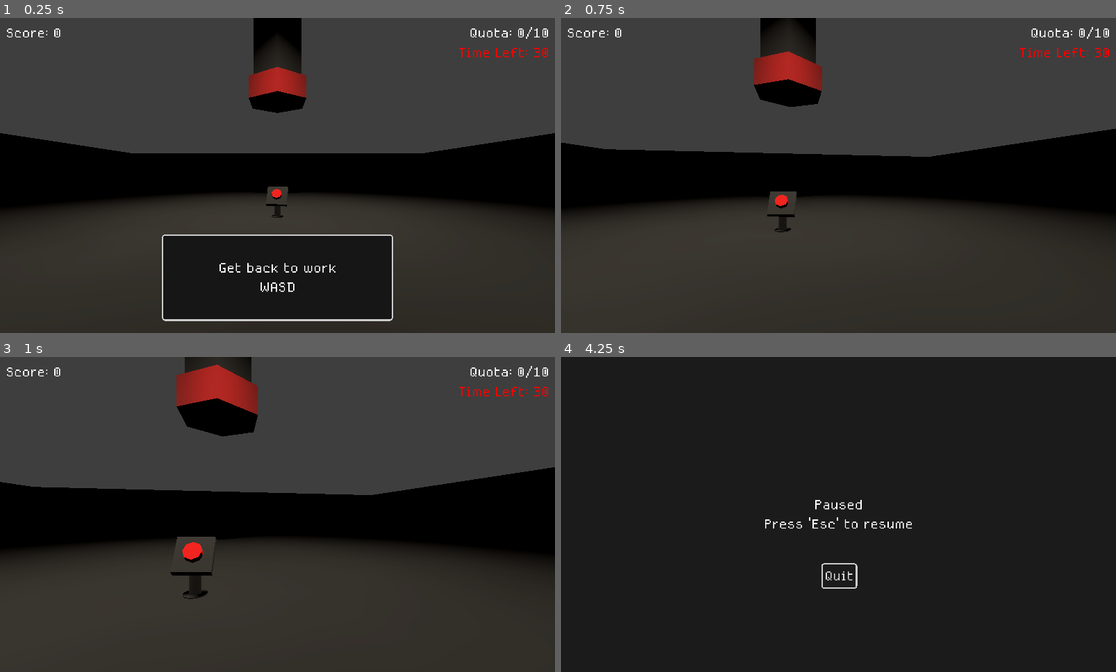
Above: before the commit, frames 1-4 (two rows, left to right).
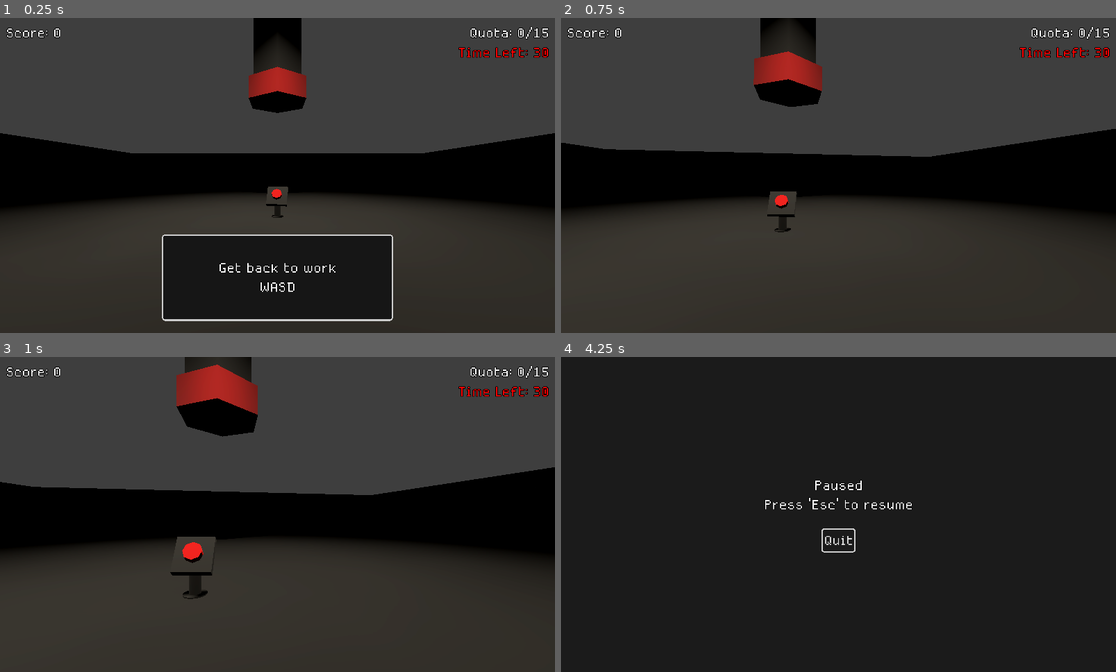
Above: after the commit, the same moments.

Repository: c0sx/ld58
Game: Godot game, scene res://scenes/main.tscn
Same seed, same stepped clock (60 frames per second), same inputs: the game is played once before the commit and once after it.
Inputs (mouse positions are in pixels of both pictures, inside the frame that each line leads up to):
- Up to frame 1 (0.25 s): no input
- Up to frame 2 (0.75 s): tap Enter at 0.5 s; move the mouse to (866, 175) at 0.52 s; hold W (move_forward) from 0.53 s (still down); hold E (interact) from 0.53 s (still down)
- Up to frame 3 (1 s): keep holding W (move_forward); keep holding E (interact)
- Up to frame 4 (4.25 s): keep holding W (move_forward); move the mouse to (810, 514) at 1.27 s; release E (interact) at 1.28 s; tap E (interact) at 1.35, 2.85 s; move the mouse to (849, 508) at 2.02 s; hold E (interact) 2.03-2.78 s; move the mouse to (832, 520) at 2.77 s; move the mouse to (877, 517) at 3.52 s; hold E (interact) from 3.53 s (still down); tap Escape (pause) at 4.15 s

The runs differ from the first frame. In frame 1, 0.4% of the frame differs, in the area x 1-99%, y 2-13%; in frame 2, 0.4%; in frame 3, 0.4%; in frame 4, 1.0%, in the area x 36-64%, y 39-74%.

Commit message:
feat: some changes

Diff:
--- a/assets/green-label.tres
+++ b/assets/green-label.tres
@@ -6,3 +6,5 @@
 font = ExtResource("1_c33jr")
 font_size = 64
 font_color = Color(0, 1, 0, 1)
+outline_size = 8
+outline_color = Color(0, 0, 0, 1)
--- a/assets/label.tres
+++ b/assets/label.tres
@@ -5,3 +5,5 @@
 [resource]
 font = ExtResource("1_01o7f")
 font_size = 64
+outline_size = 8
+outline_color = Color(0, 0, 0, 1)
--- a/assets/red-label.tres
+++ b/assets/red-label.tres
@@ -6,3 +6,5 @@
 font = ExtResource("1_08c3g")
 font_size = 64
 font_color = Color(1, 0, 0, 1)
+outline_size = 8
+outline_color = Color(0, 0, 0, 1)
--- a/game-over-screen/game-over-screen.gd
+++ b/game-over-screen/game-over-screen.gd
@@ -1,10 +1,10 @@
 class_name GameOverScreen
 extends Control
 
-@onready var _restart_button: Button = $RestartButton
-@onready var _score: Label = $Score
-@onready var _upgrades: VBoxContainer = $Upgrades
-@onready var _items: VBoxContainer = $Items
+@onready var _restart_button: Button = $Panel/MarginContainer/HBoxContainer/Center/CenterContainer/RestartButton
+@onready var _score: Label = $Panel/MarginContainer/HBoxContainer/Center/VBoxContainer/Score
+@onready var _upgrades: VBoxContainer = $Panel/MarginContainer/HBoxContainer/Left/CenterContainer/Upgrades
+@onready var _items: VBoxContainer = $Panel/MarginContainer/HBoxContainer/Right/CenterContainer/Items
 
 func _ready() -> void:
 	_restart_button.pressed.connect(_on_clicked)
--- a/game-over-screen/game-over-screen.tscn
+++ b/game-over-screen/game-over-screen.tscn
@@ -93,56 +93,78 @@
 grow_vertical = 2
 theme_override_styles/panel = SubResource("StyleBoxFlat_x6tyg")
 
-[node name="Label" type="Label" parent="."]
+[node name="MarginContainer" type="MarginContainer" parent="Panel"]
 layout_mode = 1
-anchors_preset = 8
-anchor_left = 0.5
-anchor_top = 0.5
-anchor_right = 0.5
-anchor_bottom = 0.5
-offset_left = -173.5
-offset_top = -246.0
-offset_right = 173.5
-offset_bottom = -158.0
+anchors_preset = 15
+anchor_right = 1.0
+anchor_bottom = 1.0
 grow_horizontal = 2
 grow_vertical = 2
+theme_override_constants/margin_left = 20
+theme_override_constants/margin_top = 20
+theme_override_constants/margin_right = 20
+theme_override_constants/margin_bottom = 20
+
+[node name="HBoxContainer" type="HBoxContainer" parent="Panel/MarginContainer"]
+layout_mode = 2
+
+[node name="Left" type="VBoxContainer" parent="Panel/MarginContainer/HBoxContainer"]
+layout_mode = 2
+size_flags_horizontal = 3
+alignment = 1
+
+[node name="CenterContainer" type="CenterContainer" parent="Panel/MarginContainer/HBoxContainer/Left"]
+layout_mode = 2
+
+[node name="Upgrades" type="VBoxContainer" parent="Panel/MarginContainer/HBoxContainer/Left/CenterContainer"]
+layout_mode = 2
+theme_override_constants/separation = 10
+alignment = 1
+
+[node name="Label" type="Label" parent="Panel/MarginContainer/HBoxContainer/Left/CenterContainer/Upgrades"]
+layout_mode = 2
+text = "Test1"
+label_settings = ExtResource("2_b2mix")
+
+[node name="Label2" type="Label" parent="Panel/MarginContainer/HBoxContainer/Left/CenterContainer/Upgrades"]
+layout_mode = 2
+text = "Test1"
+label_settings = ExtResource("2_b2mix")
+
+[node name="Label3" type="Label" parent="Panel/MarginContainer/HBoxContainer/Left/CenterContainer/Upgrades"]
+layout_mode = 2
+text = "Test1"
+label_settings = ExtResource("2_b2mix")
+
+[node name="Center" type="VBoxContainer" parent="Panel/MarginContainer/HBoxContainer"]
+layout_mode = 2
+size_flags_horizontal = 3
+theme_override_constants/separation = 50
+alignment = 1
+
+[node name="VBoxContainer" type="VBoxContainer" parent="Panel/MarginContainer/HBoxContainer/Center"]
+layout_mode = 2
+
+[node name="Label" type="Label" parent="Panel/MarginContainer/HBoxContainer/Center/VBoxContainer"]
+layout_mode = 2
 theme_override_font_sizes/font_size = 64
-text = "Game Over"
+text = "You're fired!"
 label_settings = ExtResource("2_b2mix")
 horizontal_alignment = 1
 vertical_alignment = 1
 
-[node name="Score" type="Label" parent="."]
-layout_mode = 1
-anchors_preset = 8
-anchor_left = 0.5
-anchor_top = 0.5
-anchor_right = 0.5
-anchor_bottom = 0.5
-offset_left = -138.0
-offset_top = -146.0
-offset_right = 138.0
-offset_bottom = -82.0
-grow_horizontal = 2
-grow_vertical = 2
+[node name="Score" type="Label" parent="Panel/MarginContainer/HBoxContainer/Center/VBoxContainer"]
+layout_mode = 2
 text = "Score: 0"
 label_settings = ExtResource("2_b2mix")
 horizontal_alignment = 1
 vertical_alignment = 1
 
-[node name="RestartButton" type="Button" parent="."]
-layout_mode = 1
-anchors_preset = 8
-anchor_left = 0.5
-anchor_top = 0.5
-anchor_right = 0.5
-anchor_bottom = 0.5
-offset_left = -102.0
-offset_top = 54.0
-offset_right = 102.0
-offset_bottom = 138.0
-grow_horizontal = 2
-grow_vertical = 2
+[node name="CenterContainer" type="CenterContainer" parent="Panel/MarginContainer/HBoxContainer/Center"]
+layout_mode = 2
+
+[node name="RestartButton" type="Button" parent="Panel/MarginContainer/HBoxContainer/Center/CenterContainer"]
+layout_mode = 2
 theme_override_fonts/font = ExtResource("3_c6pqt")
 theme_override_font_sizes/font_size = 64
 theme_override_styles/normal = SubResource("StyleBoxFlat_6deev")
@@ -151,27 +173,29 @@
 theme_override_styles/focus = SubResource("StyleBoxFlat_scor5")
 text = "Restart"
 
-[node name="Items" type="VBoxContainer" parent="."]
-layout_mode = 1
-anchors_preset = 6
-anchor_left = 1.0
-anchor_top = 0.5
-anchor_right = 1.0
-anchor_bottom = 0.5
-offset_left = -350.0
-offset_top = -146.0
-offset_right = -50.0
-offset_bottom = -96.0
-grow_horizontal = 0
-grow_vertical = 2
-
-[node name="Upgrades" type="VBoxContainer" parent="."]
-layout_mode = 1
-anchors_preset = 4
-anchor_top = 0.5
-anchor_bottom = 0.5
-offset_left = 50.0
-offset_top = -146.0
-offset_right = 350.0
-offset_bottom = -96.0
-grow_vertical = 2
+[node name="Right" type="VBoxContainer" parent="Panel/MarginContainer/HBoxContainer"]
+layout_mode = 2
+size_flags_horizontal = 3
+alignment = 1
+
+[node name="CenterContainer" type="CenterContainer" parent="Panel/MarginContainer/HBoxContainer/Right"]
+layout_mode = 2
+
+[node name="Items" type="VBoxContainer" parent="Panel/MarginContainer/HBoxContainer/Right/CenterContainer"]
+layout_mode = 2
+theme_override_constants/separation = 10
+
+[node name="Label" type="Label" parent="Panel/MarginContainer/HBoxContainer/Right/CenterContainer/Items"]
+layout_mode = 2
+text = "Test1"
+label_settings = ExtResource("2_b2mix")
+
+[node name="Label2" type="Label" parent="Panel/MarginContainer/HBoxContainer/Right/CenterContainer/Items"]
+layout_mode = 2
+text = "Test1"
+label_settings = ExtResource("2_b2mix")
+
+[node name="Label3" type="Label" parent="Panel/MarginContainer/HBoxContainer/Right/CenterContainer/Items"]
+layout_mode = 2
+text = "Test1"
+label_settings = ExtResource("2_b2mix")
--- a/loot-item/upgrade-increase-amount.gd
+++ b/loot-item/upgrade-increase-amount.gd
@@ -2,7 +2,7 @@
 extends LootUpgrade
 
 @export var value = 1
-@export var limit = 7
+@export var limit = 5
 @export var score = 50
 
 func apply(_item: LootItem, player: Player, _quota: Quota, tube: Tube) -> void:
--- a/loot-item/upgrade-increase-area.gd
+++ b/loot-item/upgrade-increase-area.gd
@@ -16,6 +16,7 @@
 	value = round(value / step) * step
 
 	if size + value < limit:
+		print("1 Increasing picking area by ", value)
 		player.increase_picking_area(value, limit)
 		return
 
@@ -25,6 +26,8 @@
 	value = round(value / step) * step
 
 	if value > 0:
+		print("2 Increasing picking area by ", value)
 		player.increase_picking_area(value, limit)
 	else:
+		print("3 loot area score: ", score)
 		player.add_score(score)
--- a/pause-screen/pause-screen.gd
+++ b/pause-screen/pause-screen.gd
@@ -1,7 +1,7 @@
 class_name PauseScreen
 extends Control
 
-@onready var _quit_button: Button = $QuitButton
+@onready var _quit_button: Button = $Panel/CenterContainer/VBoxContainer/CenterContainer/QuitButton
 
 func _ready() -> void:
 	_quit_button.pressed.connect(_on_quit_clicked)
--- a/pause-screen/pause-screen.tscn
+++ b/pause-screen/pause-screen.tscn
@@ -24,12 +24,12 @@
 corner_detail = 2
 anti_aliasing = false
 
-[sub_resource type="StyleBoxFlat" id="StyleBoxFlat_2uoof"]
-content_margin_left = 10.0
-content_margin_top = 10.0
-content_margin_right = 10.0
-content_margin_bottom = 10.0
-bg_color = Color(0.105882, 0.105882, 0.105882, 1)
+[sub_resource type="StyleBoxFlat" id="StyleBoxFlat_f670g"]
+content_margin_left = 0.0
+content_margin_top = 0.0
+content_margin_right = 0.0
+content_margin_bottom = 0.0
+bg_color = Color(0.160269, 0.160269, 0.160269, 1)
 border_width_left = 5
 border_width_top = 5
 border_width_right = 5
@@ -41,12 +41,12 @@
 corner_detail = 2
 anti_aliasing = false
 
-[sub_resource type="StyleBoxFlat" id="StyleBoxFlat_f670g"]
-content_margin_left = 0.0
-content_margin_top = 0.0
-content_margin_right = 0.0
-content_margin_bottom = 0.0
-bg_color = Color(0.160269, 0.160269, 0.160269, 1)
+[sub_resource type="StyleBoxFlat" id="StyleBoxFlat_2uoof"]
+content_margin_left = 10.0
+content_margin_top = 10.0
+content_margin_right = 10.0
+content_margin_bottom = 10.0
+bg_color = Color(0.105882, 0.105882, 0.105882, 1)
 border_width_left = 5
 border_width_top = 5
 border_width_right = 5
@@ -89,13 +89,20 @@
 grow_vertical = 2
 theme_override_styles/panel = SubResource("StyleBoxFlat_ux6q5")
 
-[node name="Message" type="Label" parent="."]
+[node name="CenterContainer" type="CenterContainer" parent="Panel"]
 layout_mode = 1
 anchors_preset = 15
 anchor_right = 1.0
 anchor_bottom = 1.0
 grow_horizontal = 2
 grow_vertical = 2
+
+[node name="VBoxContainer" type="VBoxContainer" parent="Panel/CenterContainer"]
+layout_mode = 2
+theme_override_constants/separation = 50
+
+[node name="Message" type="Label" parent="Panel/CenterContainer/VBoxContainer"]
+layout_mode = 2
 theme_override_colors/font_color = Color(1, 1, 1, 1)
 theme_override_font_sizes/font_size = 64
 text = "Paused
@@ -104,23 +111,15 @@
 horizontal_alignment = 1
 vertical_alignment = 1
 
-[node name="QuitButton" type="Button" parent="."]
-layout_mode = 1
-anchors_preset = 7
-anchor_left = 0.5
-anchor_top = 1.0
-anchor_right = 0.5
-anchor_bottom = 1.0
-offset_left = -60.0
-offset_top = -377.0
-offset_right = 65.0
-offset_bottom = -288.0
-grow_horizontal = 2
-grow_vertical = 0
+[node name="CenterContainer" type="CenterContainer" parent="Panel/CenterContainer/VBoxContainer"]
+layout_mode = 2
+
+[node name="QuitButton" type="Button" parent="Panel/CenterContainer/VBoxContainer/CenterContainer"]
+layout_mode = 2
 theme_override_fonts/font = ExtResource("3_0ihti")
 theme_override_font_sizes/font_size = 64
 theme_override_styles/normal = SubResource("StyleBoxFlat_e3341")
+theme_override_styles/pressed = SubResource("StyleBoxFlat_f670g")
 theme_override_styles/hover = SubResource("StyleBoxFlat_2uoof")
-theme_override_styles/pressed = SubResource("StyleBoxFlat_f670g")
 theme_override_styles/focus = SubResource("StyleBoxFlat_ksyim")
 text = "Quit"
--- a/player/player.gd
+++ b/player/player.gd
@@ -115,7 +115,10 @@
 func increase_picking_area(value: float, limit: float) -> void:
 	_picking_zone.scale += Vector3.ONE * value
 
-	emit_signal("picking_area_increased", value, _picking_zone.scale.x >= limit)
+	var diff = limit - _picking_zone.scale.x
+	var completed = diff < 0.01
+
+	emit_signal("picking_area_increased", value, completed)
 
 func get_picking_duration() -> float:
 	return player_pick_duration
@@ -152,7 +155,7 @@
 
 	return plan
 
-func has_engough(item_name: String, need_value: int) -> bool:
+func has_enough(item_name: String, need_value: int) -> bool:
 	var have_value = _inventory.get(item_name, 0)
 
 	return have_value >= need_value
--- a/quota/quota.gd
+++ b/quota/quota.gd
@@ -3,16 +3,18 @@
 
 @export var quota_timer: float = 10.0
 @export var loot_items: Array[LootItem] = []
-@export var start_quota_items = 3
+@export var current_quota_items = 3
+@export var quota_items_increase_per_round: int = 2
 @export var total_rounds: int = 10
 @export var current_round: int = 0
+@export var difficulty: int = 0
+@export var rounds_before_difficulty_increase: int = 2
 
 @onready var _timer: Timer = $Timer
 @onready var _total_timer: Timer = $QuotaTimer
 
 var _current_time: float = 0.0
 var _current_quota: Dictionary
-var _difficulty: int = 0
 var _current_quota_timer = 0.0
 
 signal quota_started(quota: Dictionary, time: float)
@@ -35,10 +37,11 @@
 
 	current_round += 1
 	_current_time = 0.0
+	current_quota_items += randi_range(quota_items_increase_per_round - 1, quota_items_increase_per_round + 1)
 
-	if current_round > 1 and (current_round - 1) % 3 == 0:
-		_difficulty += 3
-		start_quota_items += _difficulty
+	if current_round > 1 and (current_round - 1) % rounds_before_difficulty_increase == 0:
+		difficulty = int(round((difficulty + 3) * 0.85))
+		current_quota_items += current_round + difficulty
 
 	_current_quota = _make_quota()
 
@@ -54,7 +57,7 @@
 	for k in _current_quota:
 		var value = _current_quota[k]
 
-		if not player.has_engough(k, value):
+		if not player.has_enough(k, value):
 			return false
 
 	return true
@@ -77,9 +80,6 @@
 	_timer.stop()
 	_current_time = 0.0
 
-	var amount = randi_range(1, 2)
-	start_quota_items += amount
-
 	emit_signal('quota_finished')
 
 func _make_quota() -> Dictionary:
@@ -98,7 +98,7 @@
 	for i in loot_items.size():
 		if loot_items[i].in_quota:
 			var pi_cond := weights[i] / sum_valuable
-			fractional.append({"i": i, "value": start_quota_items * pi_cond})
+			fractional.append({"i": i, "value": current_quota_items * pi_cond})
 
 	var quota: Dictionary = {}
 	var remain: float = 0.0
--- a/scenes/main-scene.gd
+++ b/scenes/main-scene.gd
@@ -14,10 +14,22 @@
 @onready var _win_screen: WinScreen = $WinScreen
 
 var _first_interacted = false
-var _is_quota_started = false
+var _is_game_started = false
 
 var _upgrades: Dictionary = {}
 var _items_history: Dictionary = {}
+var _finished_quota_messages = [
+	"I can do it all day!",
+	"Perfect again. Of course it is!",
+	"I'm on a roll!",
+	"Efficiency is my middle name.",
+	"Another quota completed!",
+	"One step closer to perfection.",
+	"Work smarter, not harder!",
+	"Productivity at its finest.",
+	"Just another day of excellence."
+]
+var _used_quota_messages: Array = []
 
 func _ready() -> void:
 	Input.set_mouse_mode(Input.MOUSE_MODE_CAPTURED)
@@ -72,6 +84,9 @@
 	_ui.render_return_to_the_working_zone_message(timeout)
 
 func _on_exit_working_zone_tick(remaining: float) -> void:
+	if _audio_stream_player.playing:
+		return
+
 	_audio_stream_player.stream = load("res://assets/sounds/blip.wav")
 	_audio_stream_player.play()
 
@@ -88,8 +103,9 @@
 	_ui.hide_message()
 
 func _on_button_pressed() -> void:
-	if not _is_quota_started:
+	if not _is_game_started:
 		_quota.start()
+		_is_game_started = true
 
 	if not _first_interacted:
 		_first_interacted = true
@@ -114,22 +130,37 @@
 	_ui.update_quota_timer(remaining)
 
 func _on_quota_started(quota: Dictionary, timer: float, current_round: int) -> void:
-	_is_quota_started = true
-
 	var plan = _player.build_plan(quota)
 	_ui.update_quota_plan(plan)
 	_ui.update_quota_timer(timer)
 	_ui.update_quota(current_round, _quota.total_rounds)
 
 func _on_quota_finished() -> void:
-	_is_quota_started = false
-
 	var result = _quota.check_quota(_player)
 	if not result:
 		_game_over()
 	else:
 		_player.withdraw_items(_quota.get_current_quota())
+
+		_render_quota_completed_message()
+
 		_quota.start()
+
+func _render_quota_completed_message() -> void:
+	if _finished_quota_messages.size() == 0:
+		_finished_quota_messages = _used_quota_messages.duplicate()
+		_used_quota_messages.clear()
+
+	var message = _finished_quota_messages.pick_random()
+	_finished_quota_messages.erase(message)
+	_used_quota_messages.append(message)
+
+	if _audio_stream_player.playing:
+		_audio_stream_player.stop()
+
+	_audio_stream_player.stream = load("res://scenes/quota-finished.wav")
+	_audio_stream_player.play()
+	_ui.render_quota_completed_message(message)
 
 func _game_over() -> void:
 	Input.set_mouse_mode(Input.MOUSE_MODE_VISIBLE)
@@ -181,8 +212,8 @@
 	_ui.update_upgrades(_upgrades)
 
 func _on_picking_duration_reduced(value: float, maximum: bool) -> void:
-	var current = _upgrades.get("Loot speed", {"value": 0.0})
-	_upgrades["Loot speed"] = {
+	var current = _upgrades.get("Loot time", {"value": 0.0})
+	_upgrades["Loot time"] = {
 		"value": float(current["value"]) + value,
 		"str": "-" + str(float(current["value"]) + value),
 		"maximum": maximum
--- a/scenes/main.tscn
+++ b/scenes/main.tscn
@@ -145,7 +145,7 @@
 [node name="Quota" parent="." instance=ExtResource("7_mm867")]
 quota_timer = 30.0
 loot_items = Array[ExtResource("10_muem4")]([ExtResource("10_f7wrf"), ExtResource("11_slfad"), ExtResource("12_agy6m")])
-total_rounds = 10
+total_rounds = 15
 
 [node name="UI" parent="." instance=ExtResource("6_0dwyr")]
 mouse_filter = 1
@@ -162,5 +162,6 @@
 visible = false
 
 [node name="WinScreen" parent="." instance=ExtResource("18_dp3eg")]
+visible = false
 
 [node name="AudioStreamPlayer" type="AudioStreamPlayer" parent="."]
--- a/tube/tube.gd
+++ b/tube/tube.gd
@@ -6,6 +6,7 @@
 @export var spawn_amount_max: int = 2
 @export var spawn_timer_min = 0.05
 @export var spawn_timer_max = 0.2
+@export var additional_amount: int = 0
 
 @export var box_scene: PackedScene
 
@@ -14,13 +15,14 @@
 signal tube_amount_increased(value: int, maximum: bool)
 
 func spawn() -> void:
-	var amount = randf_range(spawn_amount_min - 1, spawn_amount_max)
+	var amount = randf_range(spawn_amount_min - 1, spawn_amount_max) + additional_amount
 
 	for i in amount:
 		var box = box_scene.instantiate()
 
 		box.top_level = true
 		box.position = _calc_spawn_position()
+		box.rotation = _calc_rotation()
 
 		add_child(box)
 		var timeout = _get_spawn_timeout()
@@ -30,10 +32,10 @@
 	return spawn_amount_max
 
 func increase_max_amount(value: int, limit: int) -> void:
-	if spawn_amount_max + value <= limit:
-		spawn_amount_max += value
+	if additional_amount + value <= limit:
+		additional_amount += value
 
-		emit_signal("tube_amount_increased", value, spawn_amount_max >= limit)
+		emit_signal("tube_amount_increased", value, additional_amount >= limit)
 
 func _calc_spawn_position() -> Vector3:
 	var x = randf_range(_spawner.position.x - spawn_radius, _spawner.position.x + spawn_radius)
@@ -43,3 +45,10 @@
 
 func _get_spawn_timeout() -> float:
 	return randf_range(spawn_timer_min, spawn_timer_max)
+
+func _calc_rotation() -> Vector3:
+	return Vector3(
+			randf_range(0, TAU),
+			randf_range(0, TAU),
+			randf_range(0, TAU)
+	)
--- a/ui/ui.gd
+++ b/ui/ui.gd
@@ -51,6 +51,12 @@
 func update_quota(current: int, total: int) -> void:
 	_quota.text = "Quota: " + str(current) + "/" + str(total)
 
+func render_quota_completed_message(message: String) -> void:
+	_label.text = message
+	_message.visible = true
+	await get_tree().create_timer(2.5).timeout
+	_message.visible = false
+
 func update_quota_timer(value: float) -> void:
 	_timer.text = "Time Left: " + str(int(value))
 
--- a/win-screen/win-screen.gd
+++ b/win-screen/win-screen.gd
@@ -1,7 +1,7 @@
 class_name WinScreen
 extends Control
 
-@onready var _score: Label = $Panel/MarginContainer/HBoxContainer/Center/Score
+@onready var _score: Label = $Panel/MarginContainer/HBoxContainer/Center/VBoxContainer/Score
 @onready var _upgrades: VBoxContainer = $Panel/MarginContainer/HBoxContainer/Left/CenterContainer/Upgrades
 @onready var _items: VBoxContainer = $Panel/MarginContainer/HBoxContainer/Right/CenterContainer/Items
 @onready var _restart_button: Button = $Panel/MarginContainer/HBoxContainer/Center/CenterContainer/RestartButton
--- a/win-screen/win-screen.tscn
+++ b/win-screen/win-screen.tscn
@@ -116,6 +116,7 @@
 [node name="Left" type="VBoxContainer" parent="Panel/MarginContainer/HBoxContainer"]
 layout_mode = 2
 size_flags_horizontal = 3
+theme_override_constants/separation = 10
 alignment = 1
 
 [node name="CenterContainer" type="CenterContainer" parent="Panel/MarginContainer/HBoxContainer/Left"]
@@ -123,6 +124,7 @@
 
 [node name="Upgrades" type="VBoxContainer" parent="Panel/MarginContainer/HBoxContainer/Left/CenterContainer"]
 layout_mode = 2
+theme_override_constants/separation = 10
 
 [node name="Label" type="Label" parent="Panel/MarginContainer/HBoxContainer/Left/CenterContainer/Upgrades"]
 layout_mode = 2
@@ -143,20 +145,23 @@
 layout_mode = 2
 size_flags_horizontal = 3
 size_flags_vertical = 4
-theme_override_constants/separation = 25
+theme_override_constants/separation = 50
 alignment = 1
 
-[node name="Label" type="Label" parent="Panel/MarginContainer/HBoxContainer/Center"]
-layout_mode = 2
-text = "Victory!"
+[node name="VBoxContainer" type="VBoxContainer" parent="Panel/MarginContainer/HBoxContainer/Center"]
+layout_mode = 2
+theme_override_constants/separation = 10
+
+[node name="Label" type="Label" parent="Panel/MarginContainer/HBoxContainer/Center/VBoxContainer"]
+layout_mode = 2
+text = "You're the best employee!"
 label_settings = ExtResource("1_lpx5o")
 horizontal_alignment = 1
 vertical_alignment = 1
 
-[node name="Score" type="Label" parent="Panel/MarginContainer/HBoxContainer/Center"]
-layout_mode = 2
-text = "Score:
-"
+[node name="Score" type="Label" parent="Panel/MarginContainer/HBoxContainer/Center/VBoxContainer"]
+layout_mode = 2
+text = "Score: "
 label_settings = ExtResource("1_lpx5o")
 horizontal_alignment = 1
 
@@ -177,6 +182,7 @@
 [node name="Right" type="VBoxContainer" parent="Panel/MarginContainer/HBoxContainer"]
 layout_mode = 2
 size_flags_horizontal = 3
+theme_override_constants/separation = 10
 alignment = 1
 
 [node name="CenterContainer" type="CenterContainer" parent="Panel/MarginContainer/HBoxContainer/Right"]
@@ -184,6 +190,7 @@
 
 [node name="Items" type="VBoxContainer" parent="Panel/MarginContainer/HBoxContainer/Right/CenterContainer"]
 layout_mode = 2
+theme_override_constants/separation = 10
 
 [node name="Label" type="Label" parent="Panel/MarginContainer/HBoxContainer/Right/CenterContainer/Items"]
 layout_mode = 2
Not shown, changed: export_presets.cfg
Not shown: 1 places in pause-screen/pause-screen.tscn that only renumber resources
Not shown, added: scenes/quota-finished.wav.import
Not shown, added: scenes/quota-finished.wav
